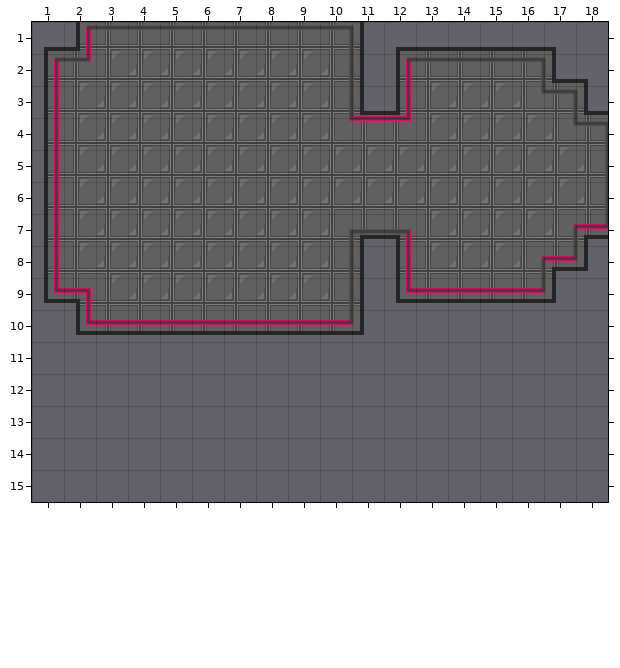
Level history. Tiled map: rsc/Ship.tmx. The picture above was drawn from the file before the commit.
Cells are 32x32 px. Shown: x 1..18, y 1..15. The old version is drawn lined up with the new one. Layer "Tile Layer 1" is drawn -38,6 px off the grid.
The result:
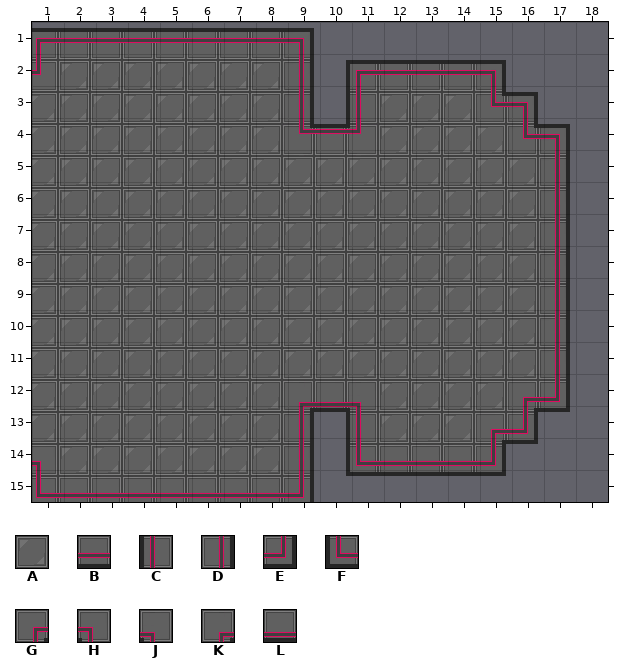
Key: from "Background_Tileset": A 11, B 14, C 15, D 16, E 18, F 19, G 22, H 23, J 25, K 27, L 30.
_ is an empty cell.
Difference:
map size 22x16 -> 30x20 cells
layer "Tile Layer 1" offset 12,-7 -> -38,6 px
Layer "Tile Layer 1":
Tile B gives way to tile A in row 9 at x 13 to 15; in row 10 at x 3 to 9.
Tile C gives way to tile A in row 8 at x 12.
Tile D gives way to tile A in rows 8 to 9 at x 10.
Tile E gives way to tile A in row 8 at x 17; in row 9 at x 16; in row 10 at x 10.
Tile F gives way to tile A in row 9 at x 12; in row 10 at x 2.
Tile G gives way to tile A in row 7 at x 17; in row 8 at x 16.
Tile H gives way to tile A in row 9 at x 2.
Tile J gives way to tile A in row 7 at x 12.
Tile K gives way to tile A in row 7 at x 10.
Tile L gives way to tile A in row 7 at x 11.
The edit adds tile A in row 8 at x 11; in row 9 at x 11 and 17; in row 10 at x 11 to 17; in row 11 at x 2 to 17; in row 12 at x 2 to 9 and 13 to 16; in row 13 at x 2 to 9 and 13 to 15.
The edit adds tile A in row 14 at x 3 to 9.
The edit adds tile B in row 14 at x 13 to 15; in row 15 at x 3 to 9.
The edit adds tile C in row 13 at x 12.
Tile E gives way to tile D in row 7 at x 18.
The edit adds tile D in rows 8 to 11 at x 18; in rows 13 to 14 at x 10.
The edit adds tile E in row 12 at x 18; in row 13 at x 17; in row 14 at x 16; in row 15 at x 10.
The edit adds tile F in row 14 at x 12; in row 15 at x 2.
The edit adds tile G in row 12 at x 17; in row 13 at x 16.
The edit adds tile H in row 14 at x 2.
The edit adds tile J in row 12 at x 12.
The edit adds tile K in row 12 at x 10.
The edit adds tile L in row 12 at x 11.
